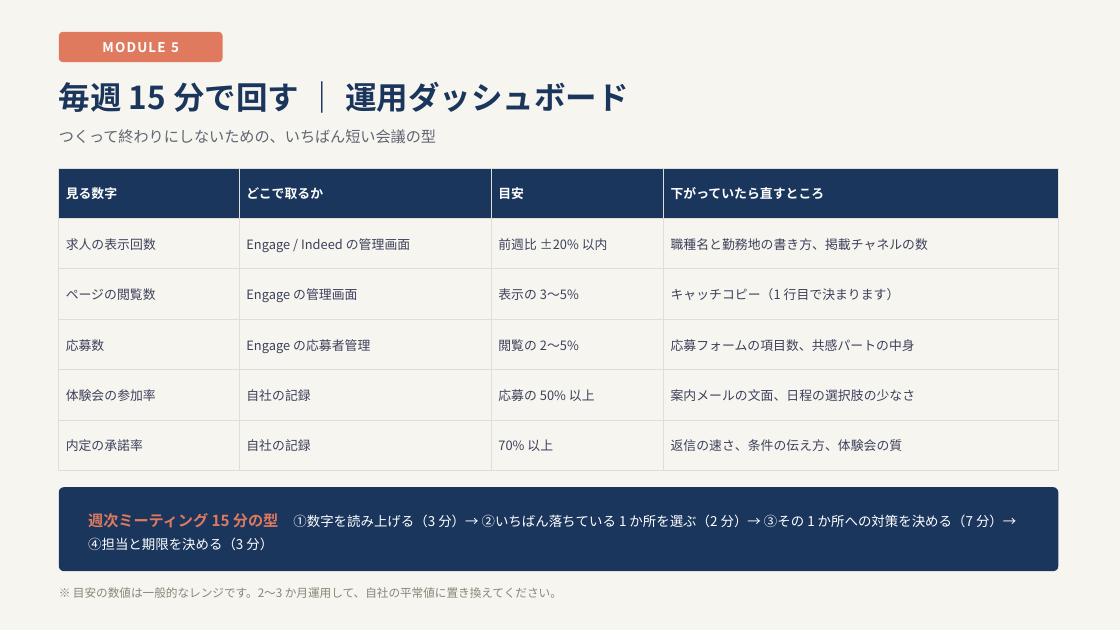
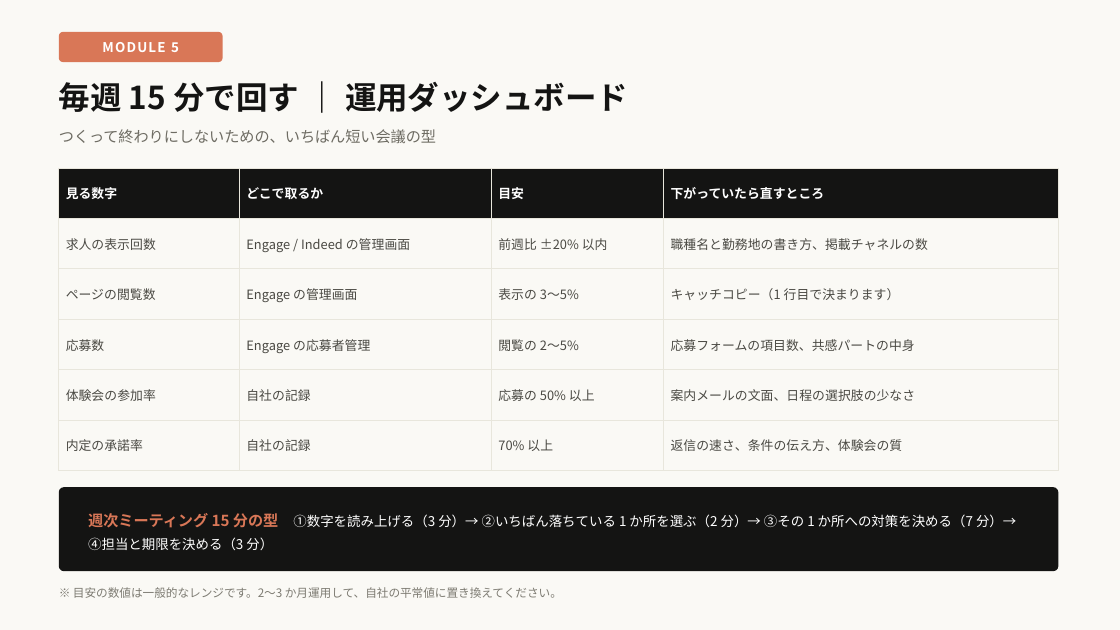
Before and after one commit to gala19690717-bit/-ai-news-mailer, a slide deck: slide 16 of docs/recruitment-webinar/AI採用アドバンス講座_0円採用の設計図.pptx. Drawn at 1120x630 pixels with LibreOffice and Linux fonts; fonts in the diff are those of the drawing. Boxes give left, top, right and bottom in pixels: in the first picture for what was removed or moved away, otherwise in the second. Text is boxed around its words. In the diff, an @@ line names an element or a change of style, - is before the commit and + after.

```diff
--- a/docs/recruitment-webinar/AI採用アドバンス講座_0円採用の設計図.pptx
+++ b/docs/recruitment-webinar/AI採用アドバンス講座_0円採用の設計図.pptx
@@ background #F7F5EF to #FAF9F5 @@
@@ text "毎週 15 分で回す ｜ 運用ダッシュボード" at (59, 82, 628, 112): text colour #1B365D to #141413 @@
@@ text "つくって終わりにしないための、いちばん短い会議の型" at (59, 129, 436, 143): text colour #5F6672 to #6E6C63 @@
@@ table at (59, 168, 1059, 455) @@
@@ fill #1B365D to #141413 in row 1 @@
@@ text colour #3D405B to #4A4943 in "求人の表示回数", "Engage / Indeed の管理画面", "前週比 ±20% 以内", "職種名と勤務地の書き方、掲載チャネルの数" and 16 more places @@
@@ borders changed @@
@@ rounded rectangle at (59, 487, 1059, 571): fill #1B365D to #141413 @@
@@ text "週次ミーティング 15 分の型 ①数字を読み上げる（3 分）→ ..." at (88, 513, 1016, 550): text colour #E07A5F to #D97757 in "週次ミーティング 15 分の型" @@
```
Also in this commit, not shown: 17 other slides changed, 1 slide added, 2 other files.
